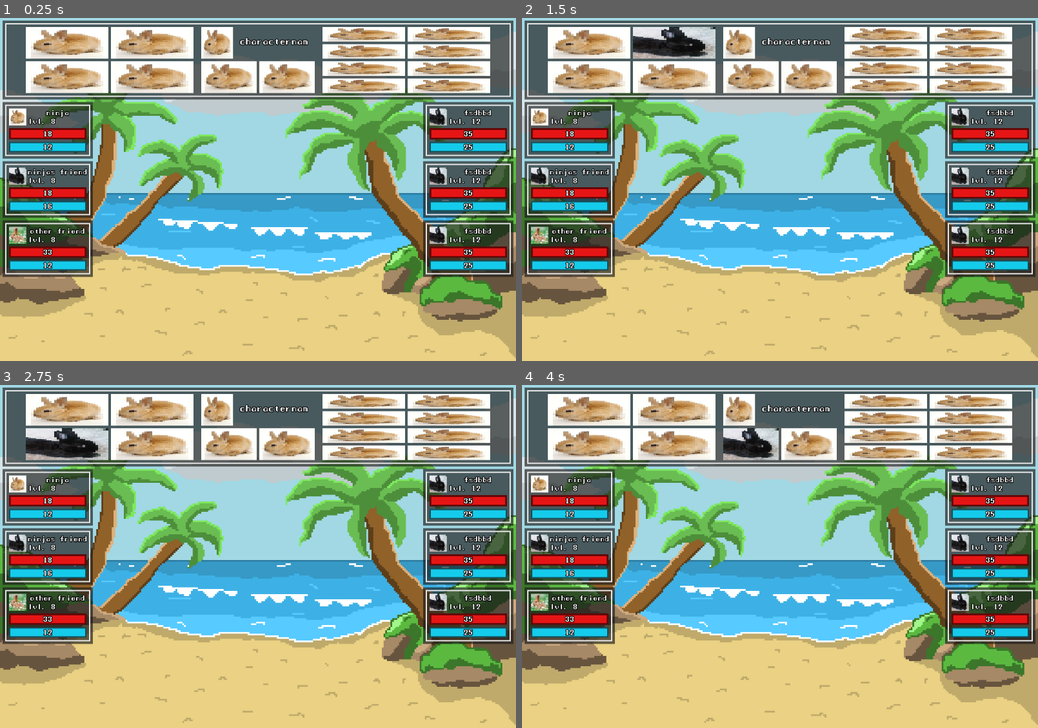
Above: before the commit, frames 1-4 (two rows, left to right).
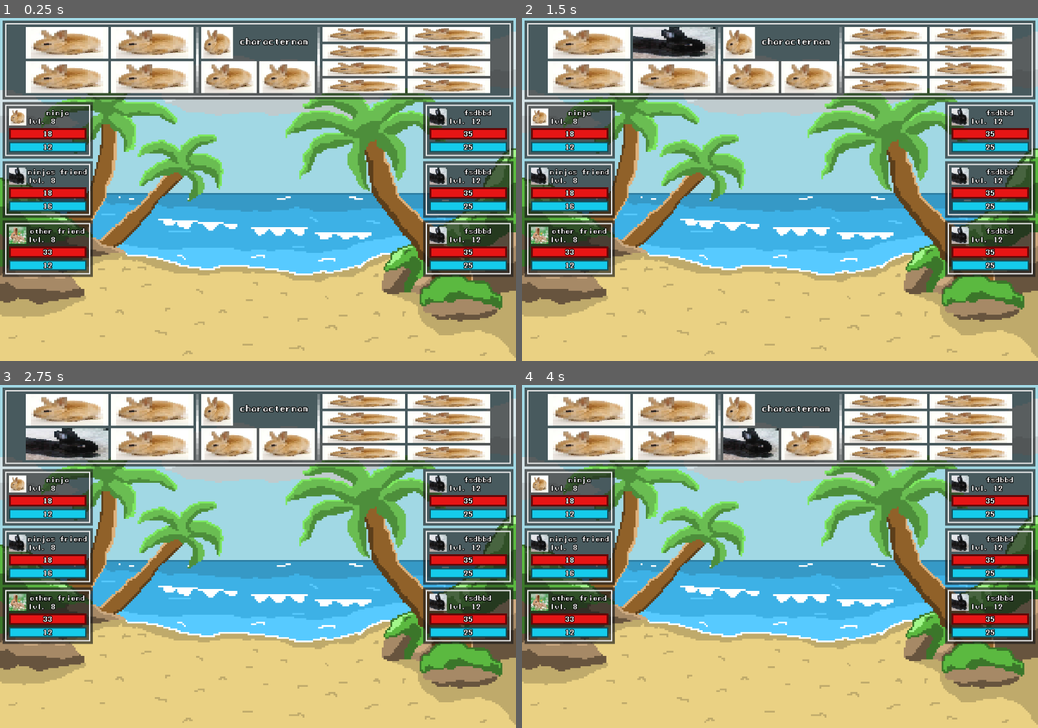
Above: after the commit, the same moments.

Repository: qwerty4u6/group-game
Game: Godot game, scene res://scenes/main.tscn
Same seed, same stepped clock (60 frames per second), same inputs: the game is played once before the commit and once after it.
Inputs (mouse positions are in pixels of both pictures, inside the frame that each line leads up to):
- Up to frame 1 (0.25 s): no input
- Up to frame 2 (1.5 s): click (589, 42) at 0.52 s; click (676, 42) at 1.27 s
- Up to frame 3 (2.75 s): click (67, 443) at 2.02 s
- Up to frame 4 (4 s): click (676, 443) at 2.77 s; click (749, 443) at 3.5 s

The runs differ from the first frame. In frame 1, 0.2% of the frame differs, in the area x 38-62%, y 2-22%; in frame 2, 0.2%; in frame 3, 0.2%; in frame 4, 0.2%.

Commit message:
added dividers

Diff:
--- a/scenes/action_box.tscn
+++ b/scenes/action_box.tscn
@@ -7,6 +7,7 @@
 [ext_resource type="Texture2D" uid="uid://dadylq3c81588" path="res://assets/sprites/placeholder 1.png" id="4_jxhro"]
 [ext_resource type="Texture2D" uid="uid://vf0notos07xy" path="res://assets/sprites/placeholder 3.png" id="5_tm4qg"]
 [ext_resource type="Texture2D" uid="uid://bdy44wh6xar84" path="res://assets/sprites/placeholder 2.png" id="6_1cy2g"]
+[ext_resource type="Texture2D" uid="uid://ci20nsbghq2yj" path="res://assets/sprites/divider.png" id="8_kootn"]
 
 [sub_resource type="Animation" id="Animation_10mip"]
 length = 0.001
@@ -331,6 +332,20 @@
 texture_hover = ExtResource("6_1cy2g")
 stretch_mode = 0
 
+[node name="Divider" type="TextureRect" parent="MarginContainer/ActionBox/MarginContainer/MainContainer"]
+layout_mode = 0
+offset_left = 396.0
+offset_right = 402.0
+offset_bottom = 154.0
+texture = ExtResource("8_kootn")
+
+[node name="Divider2" type="TextureRect" parent="MarginContainer/ActionBox/MarginContainer/MainContainer"]
+layout_mode = 0
+offset_left = 678.0
+offset_right = 684.0
+offset_bottom = 154.0
+texture = ExtResource("8_kootn")
+
 [node name="EmptyBox" type="Panel" parent="MarginContainer"]
 visible = false
 layout_mode = 2
Binary file added: assets/sprites/divider.png
Not shown, added: assets/sprites/divider.png.import
Not shown: 1 places in scenes/action_box.tscn that only renumber resources
